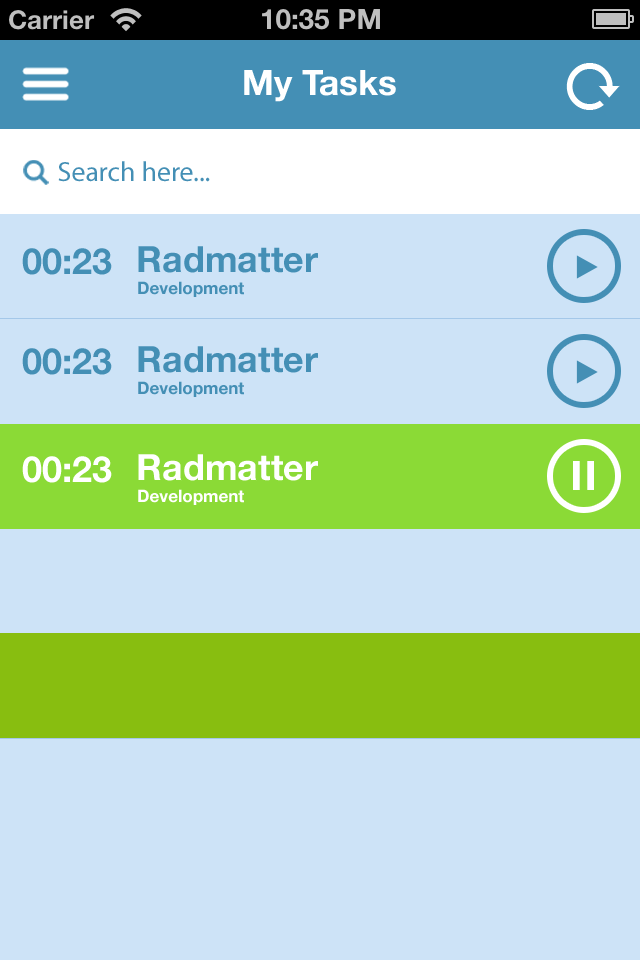
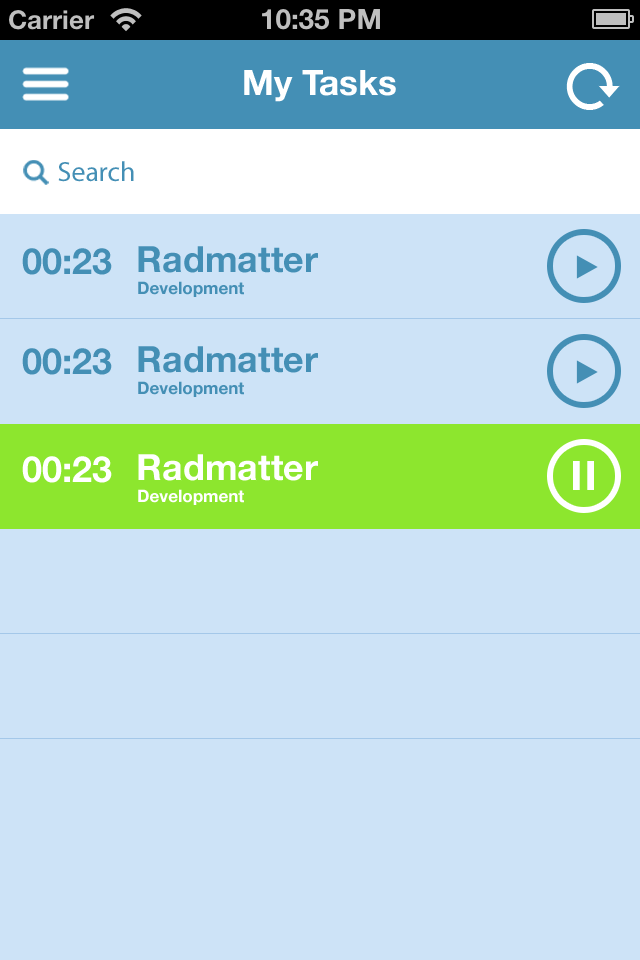
The second 640×960 image is a revision of the first. Changes to its layers:
renamed "Search here..." to "Search", painted on it over [left=59, top=161, right=210, bottom=182]
hid "Rectangle 5 copy" over [left=0, top=633, right=640, bottom=738]
